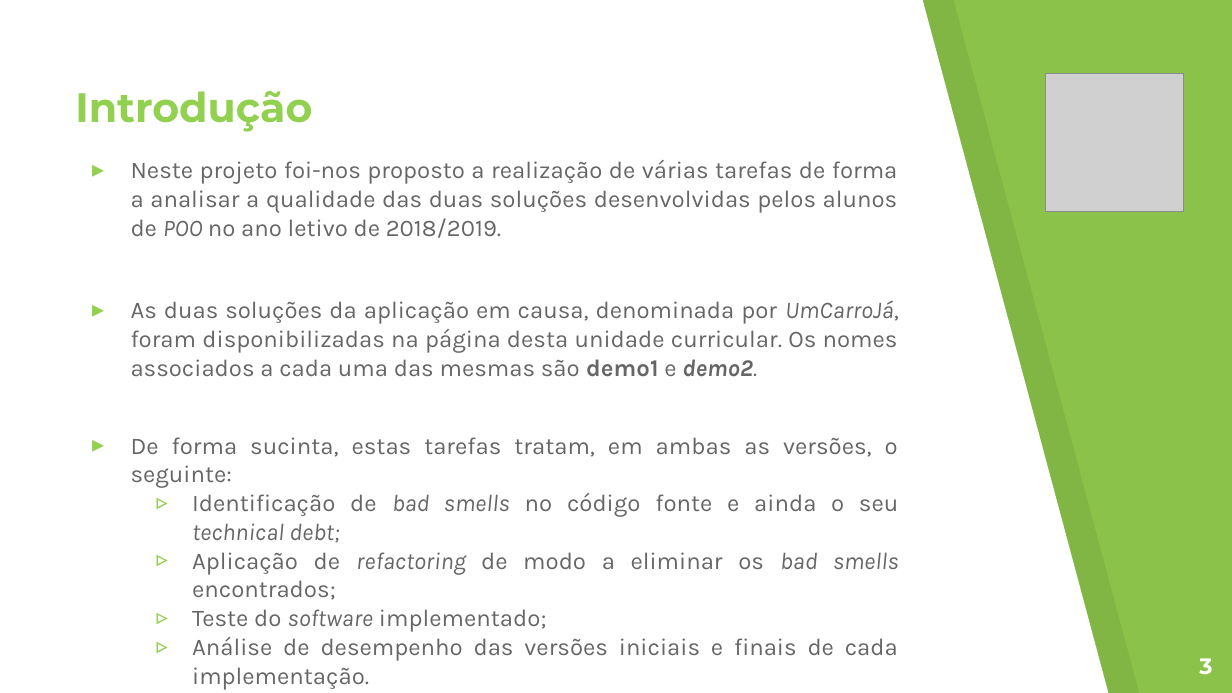
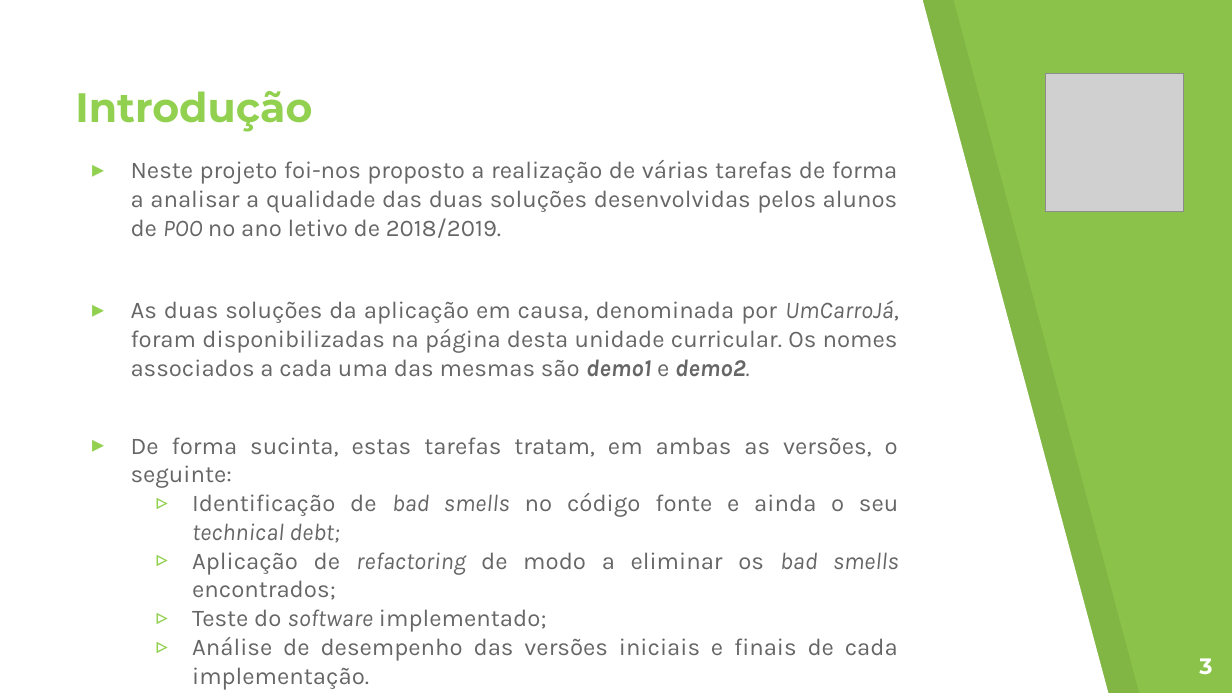
Before and after one commit to Nelson198/ATS, a slide deck: slide 3 of Apresentação.pptx. Drawn at 1232x693 pixels with LibreOffice and Linux fonts; fonts in the diff are those of the drawing; grey boxes stand for pictures. Boxes give left, top, right and bottom in pixels: in the first picture for what was removed or moved away, otherwise in the second. Text is boxed around its words. In the diff, an @@ line names an element or a change of style, - is before the commit and + after.

```diff
--- a/Apresentação.pptx
+++ b/Apresentação.pptx
@@ text at [131, 301, 899, 377]: italic on in "demo1" @@
```
Also in this commit, not shown: 2 other slides changed.
